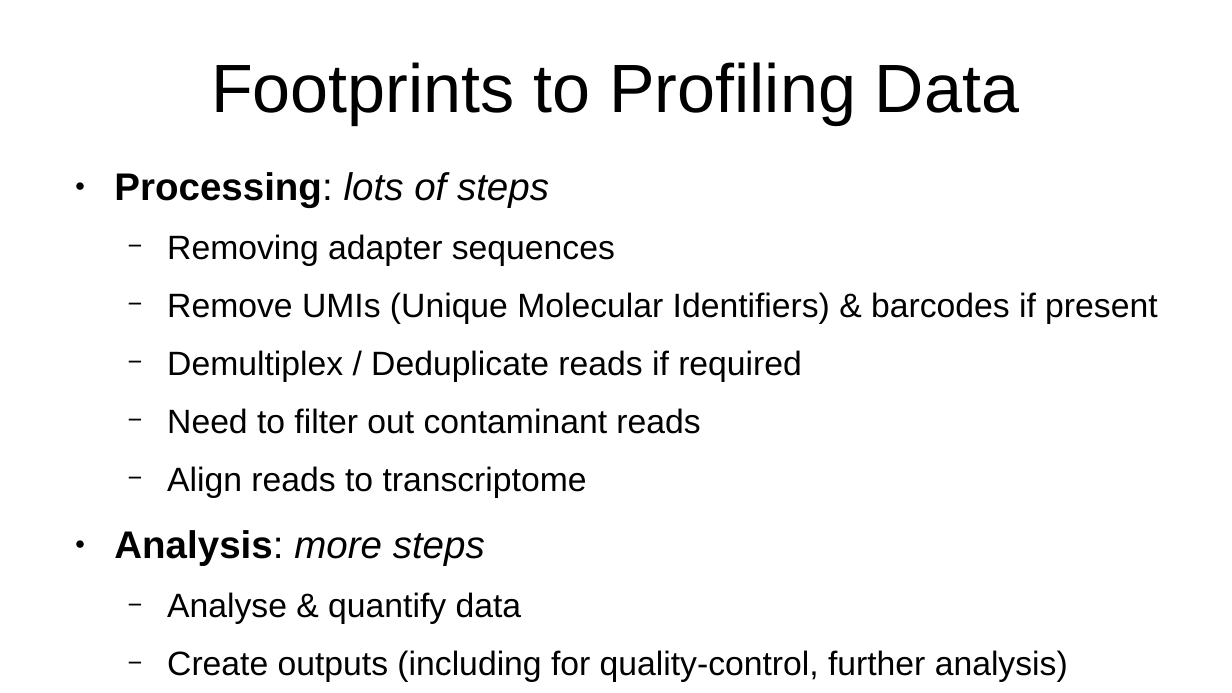
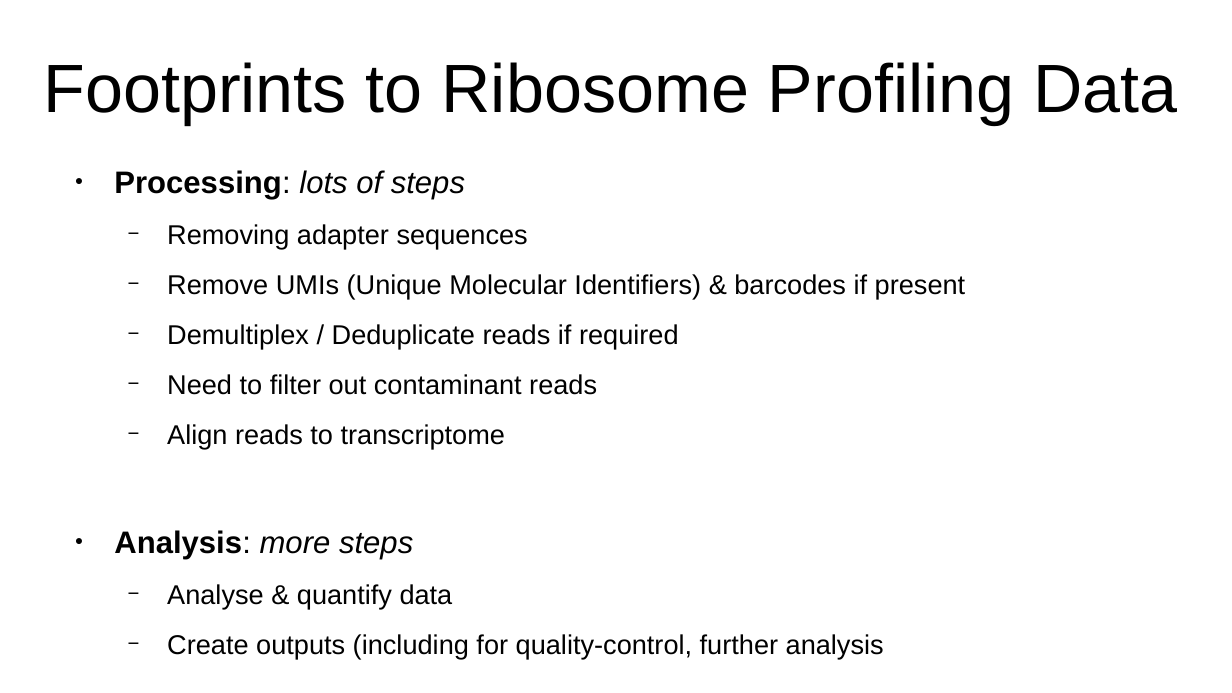
Before and after one commit to FlicAnderson/LabTalk-RiboViz, a slide deck: slide 13 of LabTalk.odp (slide 16 before the commit). Drawn at 1232x693 pixels with LibreOffice and Linux fonts; fonts in the diff are those of the drawing. Boxes give left, top, right and bottom in pixels: in the first picture for what was removed or moved away, otherwise in the second. Text is boxed around its words. In the diff, an @@ line names an element or a change of style, - is before the commit and + after.

```diff
--- a/LabTalk.odp
+++ b/LabTalk.odp
@@ title at bbox=[44, 62, 1177, 125]: text changed @@
-Footprints to Profiling Data
+Footprints to Ribosome Profiling Data
@@ text at bbox=[114, 170, 966, 609]: size 24.8 to 20 pt in "Processing: lots of steps", "Analysis: more steps"; size 21.7 to 17.5 pt in "Removing adapter sequences", "Remove UMIs (Unique Molecular Identifiers) & barcodes ...", "Demultiplex / Deduplicate reads if required", "Need to filter out contaminant reads" and 2 more places @@
@@ text at bbox=[167, 634, 884, 659]: text changed; size 21.7 to 17.5 pt @@
-  − Create outputs (including for quality-control, further analysis)
+  − Create outputs (including for quality-control, further analysis
```
Also in this commit, not shown: 21 other slides changed, 4 slides added, 10 slides removed.
